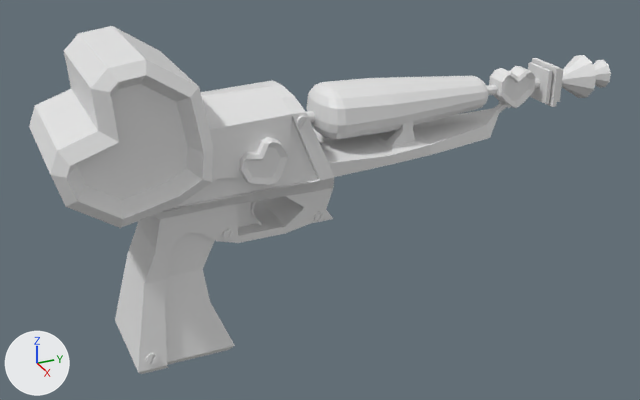
Renders of the glTF model Assets/Guns/Pistola (1).glb from each side of a commit.
Before and after are seen from a 50 mm camera at (0.953, -0.501, 0.459) aimed at (-0.007, -0.069, -0.021). Lighting does not change. The marker at lower left points along +X, +Y and +Z. Where no turn or scale is listed for an object, it has been applied to the vertices. Vertices at the same position are counted once.

Script lines for the objects in view, before the commit:
```python
ob_arma = bpy.data.objects.new('Arma', me_cube_010)
ob_arma.location = (-0.004, -0.134, 0.114)
ob_arma.rotation_euler = (0.0, -3.142, 0.0)  # degrees (0, -180, 0)
ob_arma.scale = (-0.075, -0.075, -0.075)
ob_cadrado = bpy.data.objects.new('Cadrado', me_cubo_001)
ob_cadrado.location = (-0.004, 0.261, 0.097)
ob_coração_atras = bpy.data.objects.new('Coração atras', me_cubo_002)
ob_coração_atras.location = (-0.004, -0.317, 0.119)
ob_coração_atras.rotation_euler = (-0.986, -3.142, 0.0)  # degrees (-56, -180, 0)
ob_coração_atras.scale = (-0.164, -0.0726, -0.0745)
ob_coração_frente = bpy.data.objects.new('Coração frente', me_cubo)
ob_coração_frente.location = (-0.004, 0.216, 0.099)
ob_coração_frente.rotation_euler = (0.0, -3.142, 0.0)  # degrees (0, -180, 0)
ob_coração_frente.scale = (-0.0231, -0.0231, -0.0231)
ob_coração_meio = bpy.data.objects.new('Coração meio', me_cubo_004)
ob_coração_meio.location = (0.055, -0.172, 0.075)
ob_coração_meio.rotation_euler = (-0.468, 3.142, 0.0)  # degrees (-27, 180, 0)
ob_coração_meio.scale = (-0.0231, -0.0231, -0.0231)
ob_tambor = bpy.data.objects.new('Tambor?', me_esfera_uv)
ob_tambor.location = (-0.004, 0.146, 0.097)
ob_tambor.rotation_euler = (0.0, -3.142, 0.0)  # degrees (0, -180, 0)
ob_tambor.scale = (-0.0231, -0.0231, -0.0231)
ob_tubin = bpy.data.objects.new('Tubin', me_cube_006)
ob_tubin.location = (-0.004, -0.113, 0.114)
ob_tubin.rotation_euler = (0.0, -3.142, 0.0)  # degrees (0, -180, 0)
ob_tubin.scale = (-0.0718, -0.0718, -0.0718)
ob_tubin_001 = bpy.data.objects.new('Tubin.001', me_cube_005)
ob_tubin_001.location = (-0.004, 0.075, 0.108)
ob_tubin_001.rotation_euler = (0.0, -3.142, 0.0)  # degrees (0, -180, 0)
ob_tubin_001.scale = (-0.0472, -0.0472, -0.0472)
# me_cube_010
# before: 95 (0.61, -0.46, -1.29) at pixel (314, 191), 99 (0.58, -0.46, -1.68) at pixel (313, 211), 107 (0.6, 0.04, -1.29) at pixel (285, 196)
```
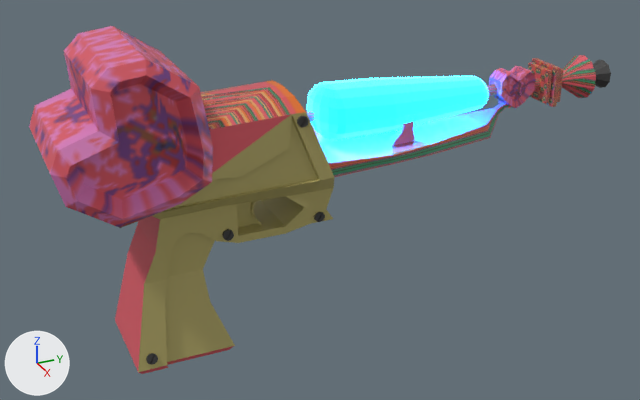
Boxes [x1, y1, x2, y2] around the edits, measured in the pictures (640 x 400 px; the box of a moved part takes in the faces that stretch with it):
'Coração atras', recoloured: [29, 26, 213, 228] in both
'Tambor?', recoloured (white to cyan): [307, 76, 489, 140] in both
'Coração frente', recoloured: [489, 66, 536, 108] in both
'Tubin', recoloured (white to pink): [306, 55, 596, 122] in both
'Cadrado', recoloured (grey to brown): [528, 58, 564, 107] in both
'Tubin.001', recoloured (white to grey): [593, 60, 611, 88] in both
part 1 of me_cube_010, built on: [286, 192, 314, 211] in both
part 2 of me_cube_010, recoloured (grey to yellow): [115, 80, 511, 374] in both
part 3 of me_cubo_004, moved or reshaped (not visible afterwards): before [239, 137, 288, 185]

Patch to the scene script:
```diff
--- a/Assets/Guns/Pistola (1).glb.py
+++ b/Assets/Guns/Pistola (1).glb.py
@@ img_87o @@
+img_87o = load_image('87o', '_unpacked/87o', 128, 128, 'sRGB')
@@ img_untitled_png3621 @@
+img_untitled_png3621 = load_image('untitled.png3621', '_unpacked/untitled.png3621', 128, 128, 'sRGB')
@@ mat_material_004 @@
+mat_material_004 = principled_material('Material.004')
+mat_material_004.base_color = (0.0448, 0.0448, 0.0448)  # black #3c3c3c
@@ mat_material @@
+mat_material = principled_material('Material')
+mat_material.texture = img_87o
@@ mat_material_003 @@
+mat_material_003 = principled_material('Material.003')
+mat_material_003.texture = img_untitled_png3621
@@ mat_material_005 @@
+mat_material_005 = principled_material('Material.005')
+mat_material_005.base_color = (0.0, 0.589, 0.801)  # cyan #00cae7
+mat_material_005.roughness = 0.762
+mat_material_005.sheen_weight = 1.0
+mat_material_005.emission_color = (0.000182, 0.267, 1.0)  # blue #018dff
+mat_material_005.emission_strength = 40.9
@@ me_esfera_uv @@
 me_esfera_uv.from_pydata(...)  # 146 vertices, 288 faces; spans x -2.05..2.05, y -1.03..9.88, z -1.37..1.67
+me_esfera_uv.materials.append(mat_material_005)  # cyan #00cae7
@@ me_cubo @@
 me_cubo.from_pydata(...)  # 98 vertices, 192 faces; spans x -0.64..0.64, y -1.21..1.21, z -1.27..1.0
+me_cubo.materials.append(mat_material_003)  # picture img_untitled_png3621
@@ me_cubo_001 @@
 me_cubo_001.from_pydata(...)  # 36 vertices, 60 faces; spans x -0.0273..0.0273, y -0.0028..0.0212, z -0.0273..0.0273
+me_cubo_001.materials.append(mat_material)  # picture img_87o
@@ me_cubo_002 @@
 me_cubo_002.from_pydata(...)  # 98 vertices, 192 faces; spans x -0.54..0.54, y -1.21..1.21, z -1.27..1.0
+me_cubo_002.materials.append(mat_material_003)  # picture img_untitled_png3621
@@ me_cube_010 @@
 # used by ob_arma; location = (-0.004, -0.134, 0.114); rotation_euler = (0.0, -3.142, 0.0), in degrees (0, -180, 0); scale = (-0.075, -0.075, -0.075)
 # verts and faces of me_cube_010; kept vertices keep their numbers, new ones are numbered from 304
-me_cube_010.from_pydata(...)  # 304 vertices, 589 faces; spans x -1.0..1.0, y -4.63..2.72, z -3.88..0.38
+me_cube_010.from_pydata(...)  # 307 vertices, 593 faces; spans x -1.0..1.0, y -4.63..2.72, z -3.88..0.38
+# me_cube_010 part 1
+delete_faces([(95, 99, 107)])
+verts[304] = (0.59, -0.21, -1.48)  # pixel (299, 204)
+verts[305] = (0.61, -0.21, -1.29)  # pixel (299, 193)
+verts[306] = (0.6, -0.46, -1.49)  # pixel (313, 201)
+faces += [(107, 305, 304), (99, 107, 304), (99, 304, 306), (304, 305, 306), (95, 306, 305)]
+# me_cube_010 part 2: 588 faces spanning x -1.0..1.0, y -4.63..2.72, z -3.88..0.38 switch from no material to mat_material (picture img_87o)
@@ me_cubo_004 @@
 me_cubo_004.from_pydata(...)  # 56 vertices, 96 faces; spans x -0.19..0.74, y -1.21..1.21, z -1.27..1.0
 # used by ob_coração_meio; location = (0.055, -0.172, 0.075); rotation_euler = (-0.468, 3.142, 0.0), in degrees (-27, 180, 0); scale = (-0.0231, -0.0231, -0.0231)
+# me_cubo_004 part 3: the whole mesh is multiplied about its middle by the matrix ((-0.996, 0.08, 0.04), (-0.086, -0.734, -0.674), (-0.024, -0.675, 0.738)), then moved by (-5.58, 0.52, 1.0)
+me_cubo_004.materials.append(mat_material_003)  # picture img_untitled_png3621
@@ me_cube_006 @@
 me_cube_006.from_pydata(...)  # 60 vertices, 100 faces; spans x -0.41..0.41, y -6.22..-0.07, z -0.68..0.2
+me_cube_006.materials.append(mat_material)  # picture img_87o
@@ me_cube_005 @@
 me_cube_005.from_pydata(...)  # 70 vertices, 120 faces; spans x -0.41..0.41, y -6.22..-4.33, z -0.68..0.2
+me_cube_005.materials.append(mat_material_004)  # black #3c3c3c
```
